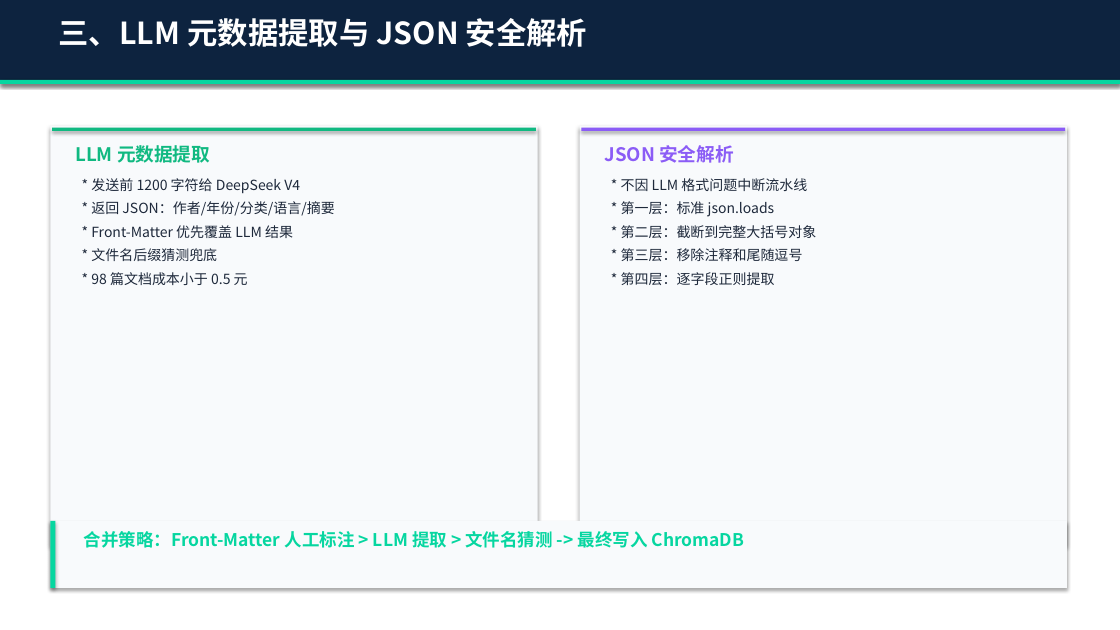
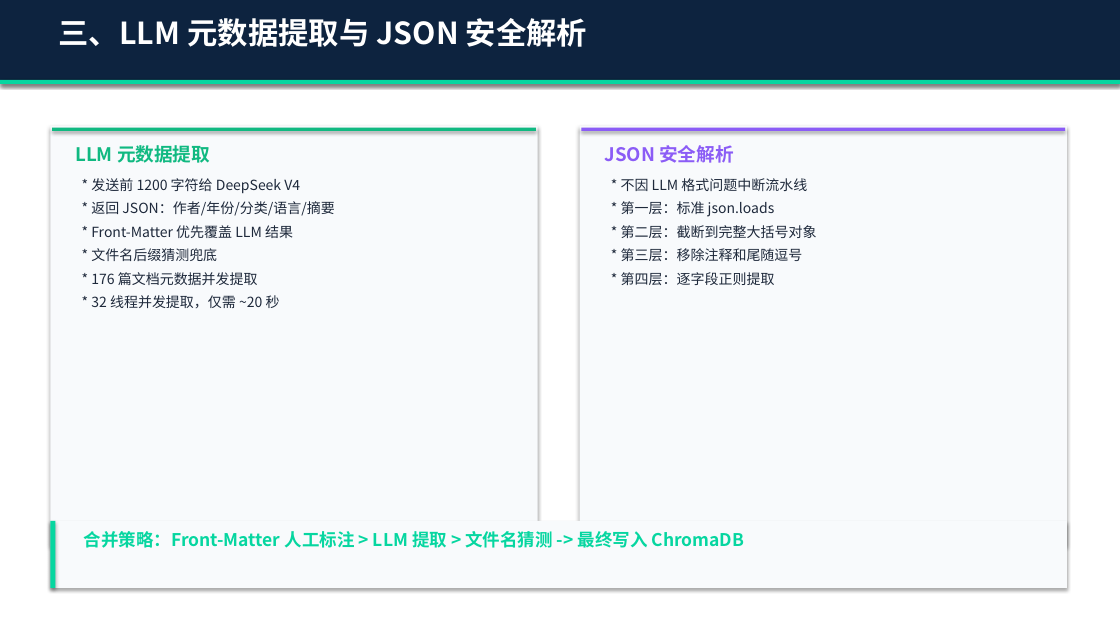
Before and after one commit to liwe123/Date-Analysis-Fanal-Exem, a slide deck: slide 7 of final exam2/BigData_RAG_答辩演示.pptx. Drawn at 1120x630 pixels with LibreOffice and Linux fonts; fonts in the diff are those of the drawing. Boxes give left, top, right and bottom in pixels: in the first picture for what was removed or moved away, otherwise in the second. Text is boxed around its words. In the diff, an @@ line names an element or a change of style, - is before the commit and + after.

Commit message:
docs: 更新答辩演示 PPT 并加入全新团队分工汇报页
1. create_pptx.py: 全面校正 RAG 项目运行数据（176 篇文档、~450+ 分块、68 个单测），新增全新的第九张幻灯片'团队分工与板块技术汇报'，并扩容目录页。
2. BigData_RAG_答辩演示.pptx: 基于更新后的 python 脚本重新渲染生成。
3. requirements.txt: 追加 python-pptx>=0.6.21 依赖以确保依赖链完整健壮。

```diff
--- a/final exam2/BigData_RAG_答辩演示.pptx
+++ b/final exam2/BigData_RAG_答辩演示.pptx
@@ text at bbox=[91, 272, 258, 285]: text changed @@
-* 98 篇文档成本小于 0.5 元
+* 176 篇文档元数据并发提取
@@ text added at bbox=[91, 295, 280, 308], 12 pt, text #1E293B @@
+* 32 线程并发提取，仅需 ~20 秒
```
Also in this commit, not shown: 8 other slides changed, 1 slide added, 2 other files.
